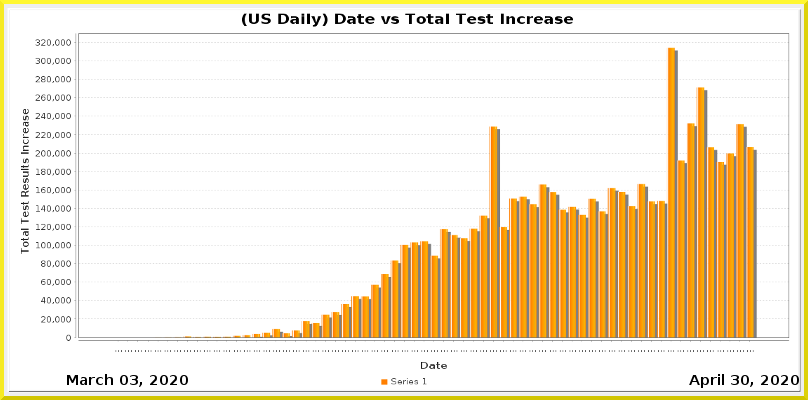
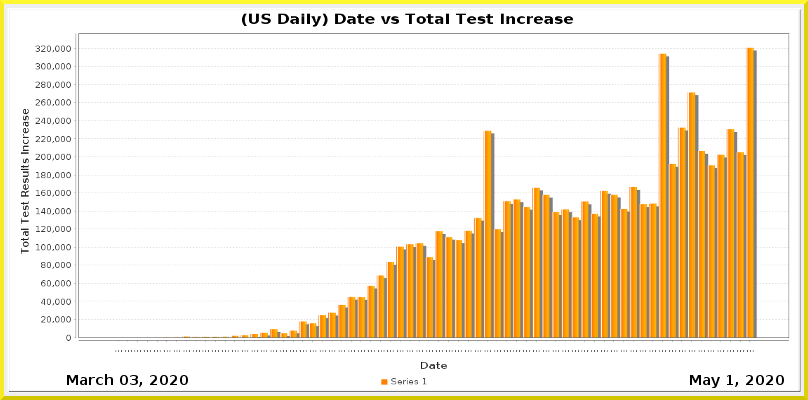
Before/after of a 808x400 layered artwork. What changed in the layer stack:
painted on "Current Date" over [689, 374, 799, 388]
painted on "Date_vs_TestIncrease.png" over [35, 39, 789, 352]
